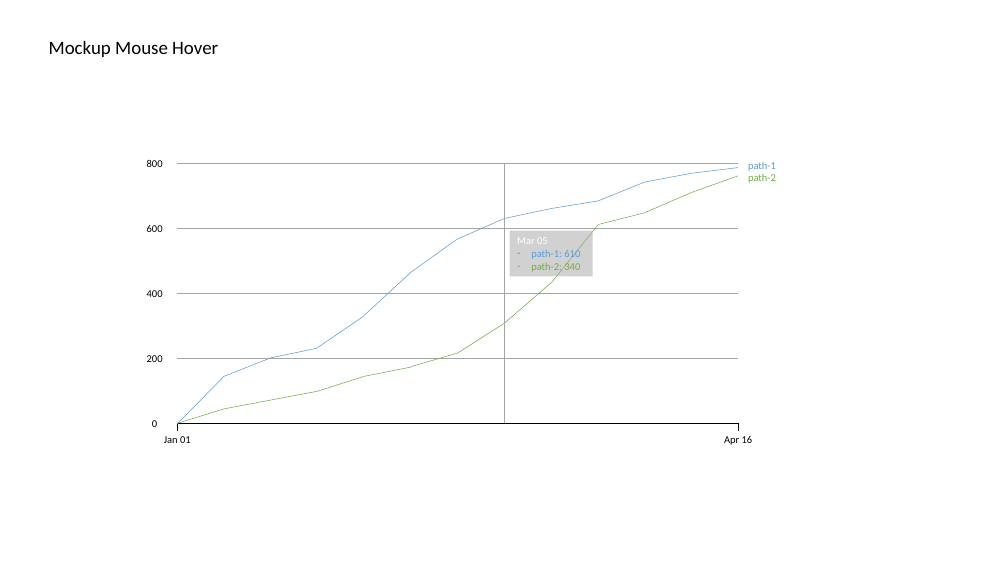
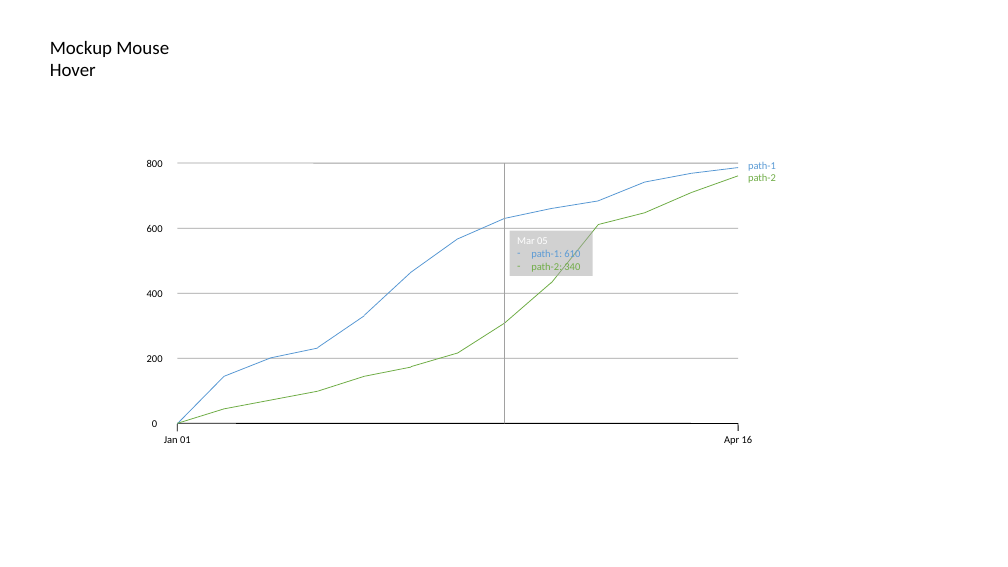
Before and after one commit to phuctv95/try-it, a slide deck: slide 3 of web-page/chart/chart.js.pptx. Drawn at 1008x567 pixels with LibreOffice and Linux fonts; fonts in the diff are those of the drawing. Boxes give left, top, right and bottom in pixels: in the first picture for what was removed or moved away, otherwise in the second. Text is boxed around its words. In the diff, an @@ line names an element or a change of style, - is before the commit and + after.

```diff
--- a/web-page/chart/chart.js.pptx
+++ b/web-page/chart/chart.js.pptx
@@ text "Mockup Mouse Hover" rewrapped from box(49, 41, 218, 57) to box(50, 41, 169, 76) @@
@@ line (178, 163) - (738, 163): stroke #A5A5A5 0.5 pt to #A1A1A1 0.75 pt @@
@@ line (504, 163) - (504, 423): stroke #A5A5A5 0.5 pt to #A1A1A1 0.75 pt @@
@@ line (645, 182) - (692, 173): stroke #5B9BD5 0.5 pt to #5698D3 0.75 pt @@
@@ line (691, 193) - (738, 176): stroke #70AD47 0.5 pt to #6DAC43 0.75 pt @@
@@ line (692, 173) - (738, 168): stroke #5B9BD5 0.5 pt to #5698D3 0.75 pt @@
@@ line (504, 219) - (551, 209): stroke #5B9BD5 0.5 pt to #5698D3 0.75 pt @@
@@ line (551, 209) - (598, 201): stroke #5B9BD5 0.5 pt to #5698D3 0.75 pt @@
@@ line (598, 201) - (645, 182): stroke #5B9BD5 0.5 pt to #5698D3 0.75 pt @@
@@ line (645, 212) - (691, 193): stroke #70AD47 0.5 pt to #6DAC43 0.75 pt @@
@@ line (178, 228) - (738, 228): stroke #A5A5A5 0.5 pt to #A1A1A1 0.75 pt @@
@@ line (411, 272) - (457, 239): stroke #5B9BD5 0.5 pt to #5698D3 0.75 pt @@
@@ line (457, 239) - (504, 219): stroke #5B9BD5 0.5 pt to #5698D3 0.75 pt @@
@@ line (551, 283) - (598, 225): stroke #70AD47 0.5 pt to #6DAC43 0.75 pt @@
@@ line (598, 225) - (645, 212): stroke #70AD47 0.5 pt to #6DAC43 0.75 pt @@
@@ line (178, 293) - (738, 293): stroke #A5A5A5 0.5 pt to #A1A1A1 0.75 pt @@
@@ line (364, 315) - (411, 272): stroke #5B9BD5 0.5 pt to #5698D3 0.75 pt @@
@@ line (504, 323) - (551, 283): stroke #70AD47 0.5 pt to #6DAC43 0.75 pt @@
@@ line (318, 348) - (364, 316): stroke #5B9BD5 0.5 pt to #5698D3 0.75 pt @@
@@ line (457, 353) - (504, 323): stroke #70AD47 0.5 pt to #6DAC43 0.75 pt @@
@@ line (178, 358) - (738, 358): stroke #A5A5A5 0.5 pt to #A1A1A1 0.75 pt @@
@@ line (224, 377) - (271, 358): stroke #5B9BD5 0.5 pt to #5698D3 0.75 pt @@
@@ line (271, 358) - (318, 348): stroke #5B9BD5 0.5 pt to #5698D3 0.75 pt @@
@@ line (411, 367) - (457, 353): stroke #70AD47 0.5 pt to #6DAC43 0.75 pt @@
@@ line (178, 424) - (224, 377): stroke #5B9BD5 0.5 pt to #5698D3 0.75 pt @@
@@ line (318, 392) - (364, 377): stroke #70AD47 0.5 pt to #6DAC43 0.75 pt @@
@@ line (364, 377) - (411, 368): stroke #70AD47 0.5 pt to #6DAC43 0.75 pt @@
@@ line (178, 423) - (224, 409): stroke #70AD47 0.5 pt to #6DAC43 0.75 pt @@
@@ line (224, 409) - (271, 400): stroke #70AD47 0.5 pt to #6DAC43 0.75 pt @@
@@ line (271, 400) - (318, 392): stroke #70AD47 0.5 pt to #6DAC43 0.75 pt @@
@@ line (178, 424) - (178, 432): stroke #000000 0.5 pt to #000000 0.75 pt @@
@@ line (178, 423) - (738, 423): stroke #000000 0.5 pt to #000000 0.75 pt @@
@@ line (738, 423) - (738, 431): stroke #000000 0.5 pt to #000000 0.75 pt @@
```
Also in this commit, not shown: 2 other slides changed, 1 slide removed.
